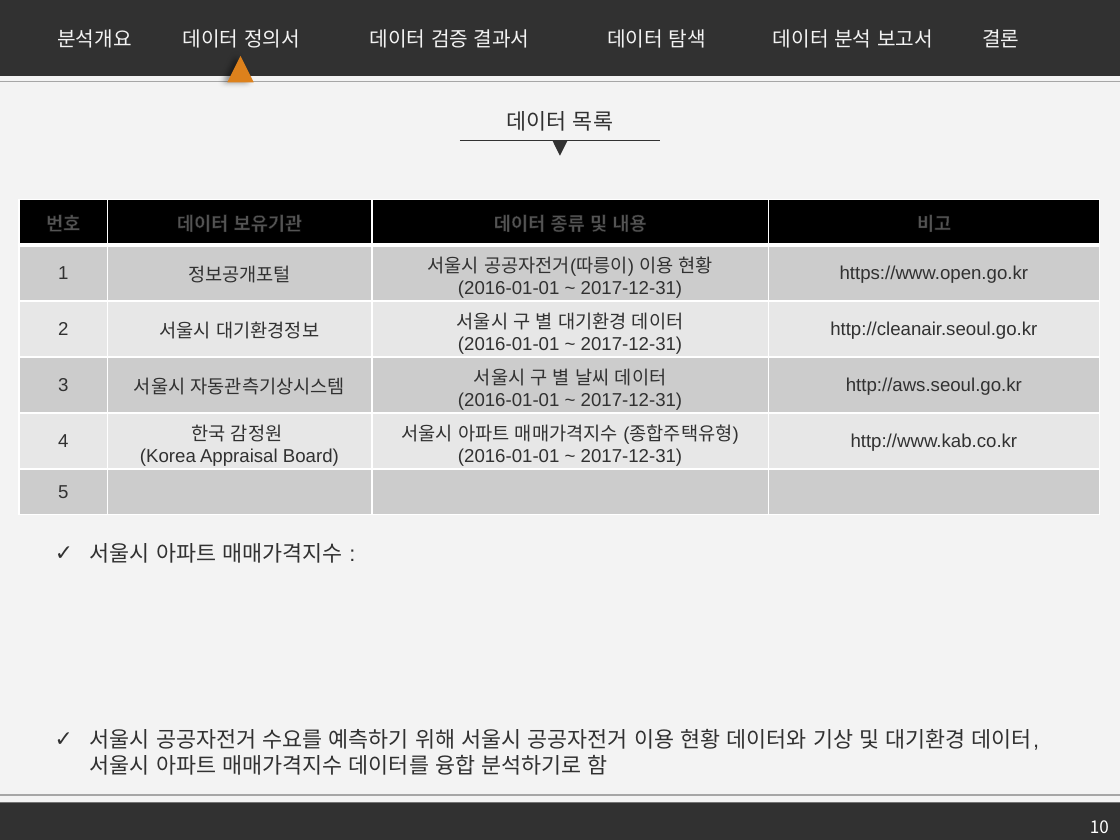
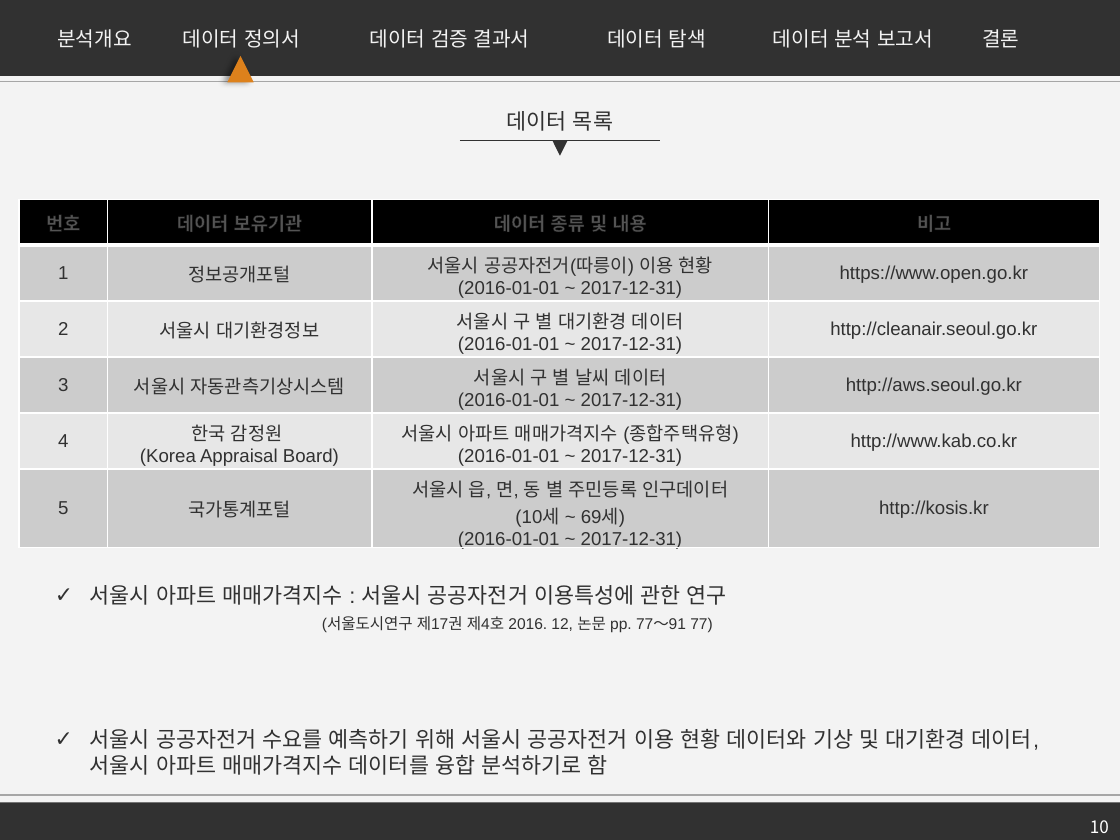
Before and after one commit to firstock/proj_sponge_bicycle, a slide deck: slide 10 of 서울시 공유자전거 수요 예측.pptx. Drawn at 1120x840 pixels with LibreOffice and Linux fonts; fonts in the diff are those of the drawing. Boxes give left, top, right and bottom in pixels: in the first picture for what was removed or moved away, otherwise in the second. Text is boxed around its words. In the diff, an @@ line names an element or a change of style, - is before the commit and + after.

```diff
--- a/서울시 공유자전거 수요 예측.pptx
+++ b/서울시 공유자전거 수요 예측.pptx
@@ table at (x1=19, y1=199, x2=1099, y2=553) @@
-row 6: 5 |  |  | 
+row 6: 5 | 국가통계포털 | 서울시 읍, 면, 동 별 주민등록 인구데이터 / (10세 ~ 69세) / (2016-01-01 ~ 2017-12-31) | http://kosis.kr
@@ text at (x1=90, y1=585, x2=727, y2=633): text changed; size 14 to 10 pt @@
-✓ 서울시 아파트 매매가격지수 :
+✓ 서울시 아파트 매매가격지수 : 서울시 공공자전거 이용특성에 관한 연구
+(서울도시연구 제17권 제4호 2016. 12, 논문 pp. 77～91 77)
```
Also in this commit, not shown: 10 other slides changed, 2 slides added.
